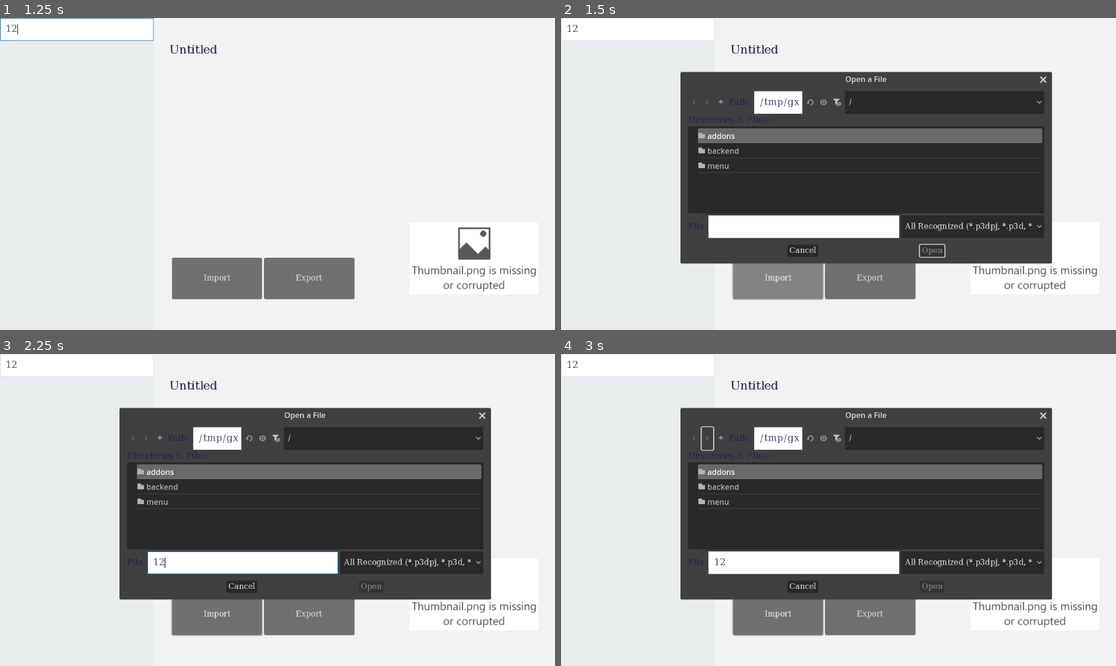
Above: before the commit, frames 1-4 (two rows, left to right).
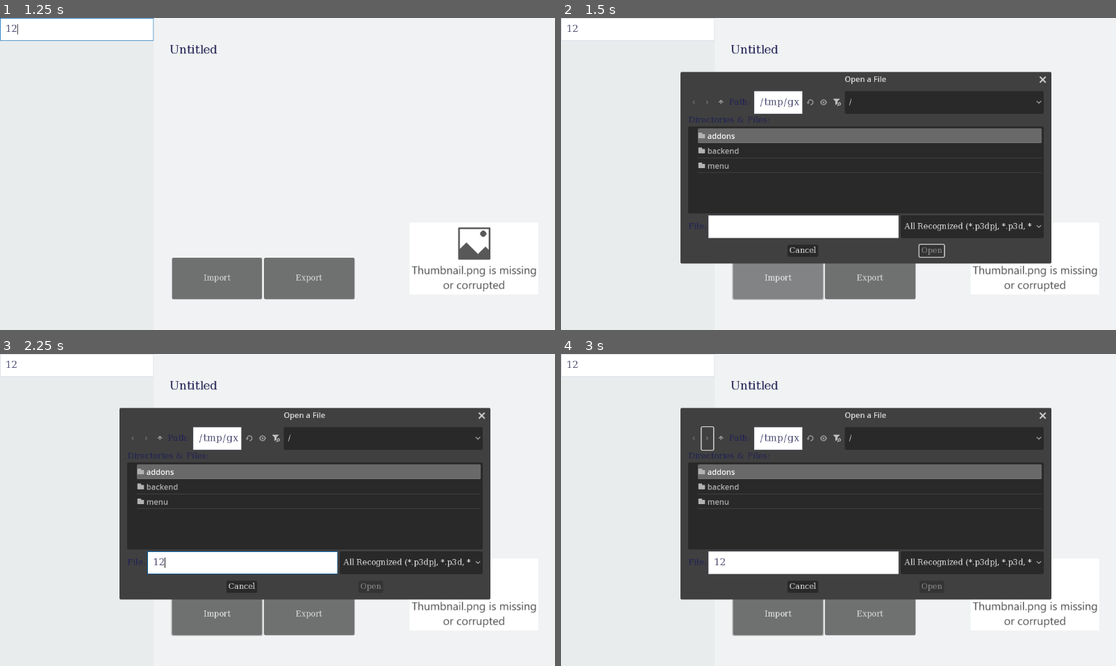
Above: after the commit, the same moments.

Repository: silkycell/Paint-3D-Project-Manager
Game: Godot game, scene res://menu/projects/projects_menu.tscn
The game is run twice, just before and just after one commit, with the same random seed, the same clock (stepped at 60 frames per second) and the same inputs.
Inputs (mouse positions are in pixels of both pictures, inside the frame that each line leads up to):
- Up to frame 1 (1.25 s): click (77, 30) at 0.52 s; type "12" at 0.6 s
- Up to frame 2 (1.5 s): click "Import" at 1.25 s
- Up to frame 3 (2.25 s): click (244, 563) at 2.02 s; type "12" at 2.1 s
- Up to frame 4 (3 s): click (705, 438) at 2.75 s

Frame 1 is identical in both runs. In frame 2, 0.4% of the frame differs, in the area x 51-89%, y 17-79%; in frame 3, 0.4%; in frame 4, 0.4%.

Commit message:
add new icon thank you lancey170

Diff:
--- a/icon.svg
+++ /dev/null
@@ -1 +0,0 @@
-<svg height="128" width="128" xmlns="http://www.w3.org/2000/svg"><rect x="2" y="2" width="124" height="124" rx="14" fill="#363d52" stroke="#212532" stroke-width="4"/><g transform="scale(.101) translate(122 122)"><g fill="#fff"><path d="M105 673v33q407 354 814 0v-33z"/><path d="m105 673 152 14q12 1 15 14l4 67 132 10 8-61q2-11 15-15h162q13 4 15 15l8 61 132-10 4-67q3-13 15-14l152-14V427q30-39 56-81-35-59-83-108-43 20-82 47-40-37-88-64 7-51 8-102-59-28-123-42-26 43-46 89-49-7-98 0-20-46-46-89-64 14-123 42 1 51 8 102-48 27-88 64-39-27-82-47-48 49-83 108 26 42 56 81zm0 33v39c0 276 813 276 814 0v-39l-134 12-5 69q-2 10-14 13l-162 11q-12 0-16-11l-10-65H446l-10 65q-4 11-16 11l-162-11q-12-3-14-13l-5-69z" fill="#478cbf"/><path d="M483 600c0 34 58 34 58 0v-86c0-34-58-34-58 0z"/><circle cx="725" cy="526" r="90"/><circle cx="299" cy="526" r="90"/></g><g fill="#414042"><circle cx="307" cy="532" r="60"/><circle cx="717" cy="532" r="60"/></g></g></svg>
--- a/project.godot
+++ b/project.godot
@@ -14,7 +14,10 @@
 config/version="0.0.0"
 run/main_scene="res://menu/projects/projects_menu.tscn"
 config/features=PackedStringArray("4.4", "Forward Plus")
-config/icon="res://icon.svg"
+boot_splash/bg_color=Color(1, 1, 1, 1)
+boot_splash/image="res://icon.png"
+boot_splash/fullsize=false
+config/icon="res://icon.png"
 
 [autoload]
 
Binary file added: icon.png
Not shown, changed: icon.png.import
